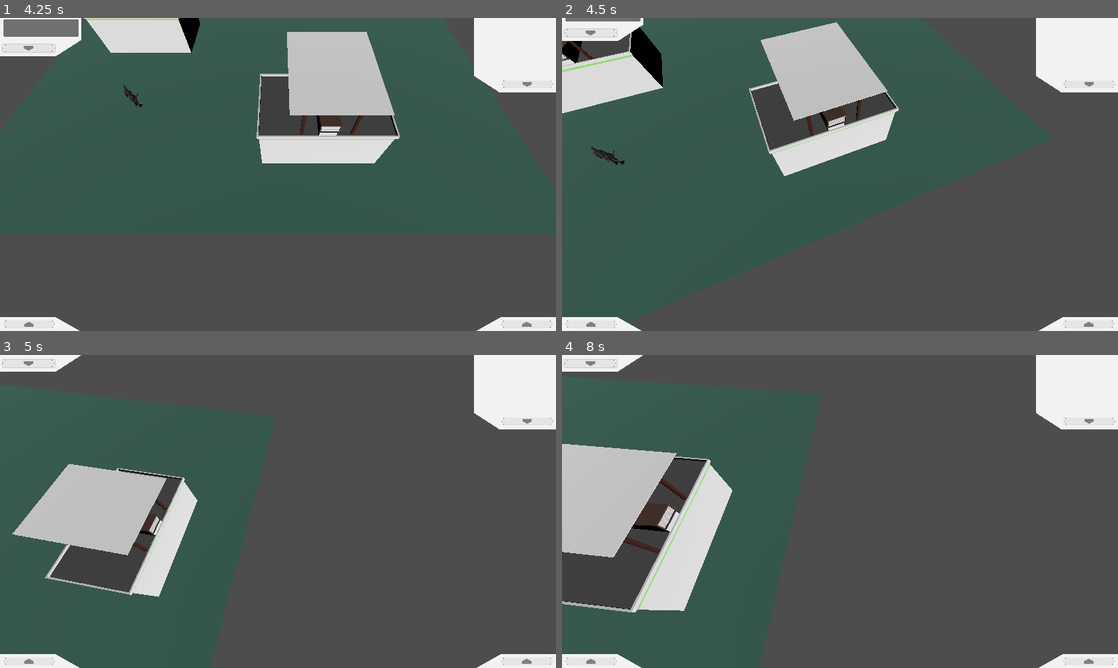
Above: before the commit, frames 1-4 (two rows, left to right).
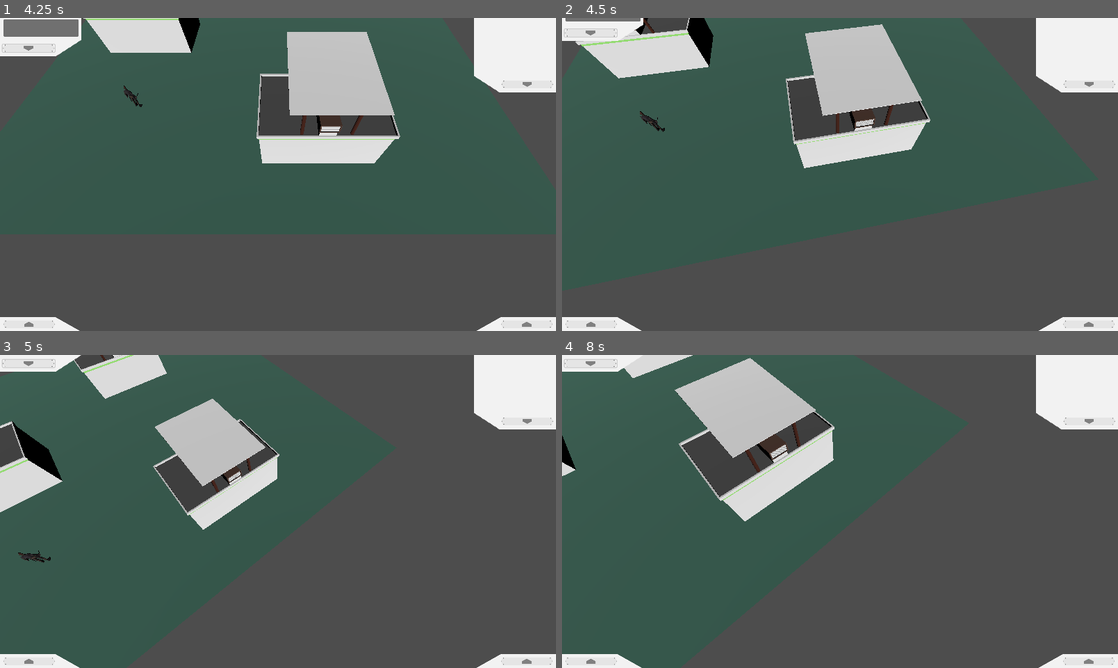
Above: after the commit, the same moments.

Repository: andrijzyn/The-Undefinders
Game: Godot game, scene res://features/GUI/menu/menu.tscn
The game is run twice, just before and just after one commit, with the same random seed, the same clock (stepped at 60 frames per second) and the same inputs.
Inputs (mouse positions are in pixels of both pictures, inside the frame that each line leads up to):
- Up to frame 1 (4.25 s): click "Set out on a journey" at 0.5 s; click (27, 324) at 1.25 s; click (528, 265) at 2 s; click (528, 27) at 2.75 s; click (27, 27) at 3.5 s
- Up to frame 2 (4.5 s): tap Enter at 4.25 s; move the mouse to (962, 158) at 4.27 s; hold E (rotate_right, bound only before the commit) from 4.28 s (still down); right-click (962, 158) at 4.35 s; click (962, 158) at 4.42 s
- Up to frame 3 (5 s): keep holding E (rotate_right, bound only before the commit); tap Mouse wheel down (MWD, bound only before the commit) at 4.55 s
- Up to frame 4 (8 s): release E (rotate_right, bound only before the commit) at 5 s; drag from (728, 527) to (812, 574) at 5.02 s; move the mouse to (895, 442) at 5.77 s; hold E (rotate_right, bound only before the commit) 5.78-6.5 s; tap Mouse wheel up (MWU, bound only before the commit) at 5.85 s; tap S (abort, bound only before the commit) at 6.05 s; drag from (812, 574) to (673, 464) at 6.52 s; move the mouse to (1006, 558) at 7.27 s; hold Q (rotate_left, bound only before the commit) from 7.28 s (still down); hold P (patrol, bound only before the commit) from 7.28 s (still down); tap R (rotate, bound only before the commit) at 7.55 s

Frame 1 is identical in both runs. In frame 2, 12% of the frame differs, in the area x 0-67%, y 0-51%; in frame 3, 18%; in frame 4, 22%, in the area x 0-49%, y 0-83%.

Commit message:
Renamed constants

Diff:
--- a/app/MainCamera.gd
+++ b/app/MainCamera.gd
@@ -1,12 +1,12 @@
 extends Camera3D
 class_name MainCamera
 
-@export var SPEED := 10
-@export var ZOOM_SPEED := 200
-@export var EDGE_SCROLL_SPEED := 5
+@export var CAMERA_SPEED_MULTPLIER := 10
+@export var ZOOM_SPEED_MULTPLIER := 200
+@export var EDGE_SCROLL_SPEED_MULTPLIER := 5
 @export var EDGE_MARGIN := 25
-@export var EDGE_SCROLL_ACCEL := 10  # Acceleration multiplier
-@export var ROTATION_SPEED := 2.0
+@export var EDGE_SCROLL_ACCEL := 10
+@export var ROTATION_SPEED := 1
 
 var selected_nodes: Array[Node3D] = []
 const DRAG_THRESHOLD := 5
@@ -168,20 +168,20 @@
 	var directionZ := Input.get_axis("ui_down", "ui_up")
 	var directionX := Input.get_axis("ui_right", "ui_left")
 
-	var move_x = transform.basis.x * directionX * SPEED * delta
-	var move_z = transform.basis.z * directionZ * SPEED * delta
+	var move_x = transform.basis.x * directionX * CAMERA_SPEED_MULTPLIER * delta
+	var move_z = transform.basis.z * directionZ * CAMERA_SPEED_MULTPLIER * delta
 	move_x.y = 0
 	move_z.y = 0
 
 	position -= move_x + move_z
 
-	if position.y >= 10 and Input.is_action_just_pressed("MWU"):
+	if position.y >= 10 and Input.is_action_just_pressed("ZOOM_IN"):
 		# -transform.basis.z дает локальный вектор "вперед" камеры
-		var zoom_offset: Vector3 = -transform.basis.z * ZOOM_SPEED * delta
+		var zoom_offset: Vector3 = -transform.basis.z * ZOOM_SPEED_MULTPLIER * delta
 		print("Zoom offset: ", zoom_offset)
 		position += zoom_offset
-	elif Input.is_action_just_pressed("MWD") and position.y < 40:
-		var zoom_offset: Vector3 = -transform.basis.z * -1 * ZOOM_SPEED * delta
+	elif Input.is_action_just_pressed("ZOOM_OUT") and position.y < 40:
+		var zoom_offset: Vector3 = -transform.basis.z * -1 * ZOOM_SPEED_MULTPLIER * delta
 		print("Zoom offset: ", zoom_offset)
 		position += zoom_offset
 
@@ -221,12 +221,12 @@
 		var move_z = transform.basis.z * move_dir.z
 		move_x.y = 0
 		move_z.y = 0
-		position -= (move_x + move_z).normalized() * (EDGE_SCROLL_SPEED + total_speed_multiplier * EDGE_SCROLL_ACCEL) * delta
+		position -= (move_x + move_z).normalized() * (EDGE_SCROLL_SPEED_MULTPLIER + total_speed_multiplier * EDGE_SCROLL_ACCEL) * delta
 
 func handleRotation(delta: float) -> void:
-	if Input.is_action_pressed("rotate_left"):
+	if Input.is_action_pressed("ROTATE_LEFT"):
 		rotate_y(ROTATION_SPEED * delta)
-	elif Input.is_action_pressed("rotate_right"):
+	elif Input.is_action_pressed("ROTATE_RIGHT"):
 		rotate_y(-ROTATION_SPEED * delta)
 
 func start_building_placement(building_name: String) -> void:
--- a/project.godot
+++ b/project.godot
@@ -34,52 +34,52 @@
 
 [input]
 
-shift={
+MULTI_SELECT={
 "deadzone": 0.5,
 "events": [Object(InputEventKey,"resource_local_to_scene":false,"resource_name":"","device":-1,"window_id":0,"alt_press …(195 unchanged characters)…
 ]
 }
-MWU={
+ZOOM_IN={
 "deadzone": 0.5,
 "events": [Object(InputEventMouseButton,"resource_local_to_scene":false,"resource_name":"","device":-1,"window_id":0,"a …(253 unchanged characters)…
 ]
 }
-MWD={
+ZOOM_OUT={
 "deadzone": 0.5,
 "events": [Object(InputEventMouseButton,"resource_local_to_scene":false,"resource_name":"","device":-1,"window_id":0,"a …(259 unchanged characters)…
 ]
 }
-rotate_left={
+ROTATE_LEFT={
 "deadzone": 0.5,
 "events": [Object(InputEventKey,"resource_local_to_scene":false,"resource_name":"","device":-1,"window_id":0,"alt_press …(192 unchanged characters)…
 ]
 }
-rotate_right={
+ROTATE_RIGHT={
 "deadzone": 0.5,
 "events": [Object(InputEventKey,"resource_local_to_scene":false,"resource_name":"","device":-1,"window_id":0,"alt_press …(192 unchanged characters)…
 ]
 }
-abort={
+ABORT={
 "deadzone": 0.5,
 "events": [Object(InputEventKey,"resource_local_to_scene":false,"resource_name":"","device":-1,"window_id":0,"alt_press …(193 unchanged characters)…
 ]
 }
-MRB={
+CONTEXT={
 "deadzone": 0.5,
 "events": [Object(InputEventMouseButton,"resource_local_to_scene":false,"resource_name":"","device":-1,"window_id":0,"a …(253 unchanged characters)…
 ]
 }
-MLB={
+SELECT={
 "deadzone": 0.5,
 "events": [Object(InputEventMouseButton,"resource_local_to_scene":false,"resource_name":"","device":-1,"window_id":0,"a …(253 unchanged characters)…
 ]
 }
-rotate={
+ROTATE={
 "deadzone": 0.5,
 "events": [Object(InputEventKey,"resource_local_to_scene":false,"resource_name":"","device":-1,"window_id":0,"alt_press …(192 unchanged characters)…
 ]
 }
-patrol={
+PATROL={
 "deadzone": 0.5,
 "events": [Object(InputEventKey,"resource_local_to_scene":false,"resource_name":"","device":-1,"window_id":0,"alt_press …(192 unchanged characters)…
 ]
--- a/shared/HandlerClasses/OrderHandler.gd
+++ b/shared/HandlerClasses/OrderHandler.gd
@@ -2,15 +2,15 @@
 
 static func listen(node: MovableUnit, delta):
 	if node.isSelected:
-		if Input.is_action_just_pressed("MRB"):
-			if Input.is_action_pressed("rotate"):
+		if Input.is_action_just_pressed("CONTEXT"):
+			if Input.is_action_pressed("ROTATE"):
 				handleRotateOrder(node)
-			elif Input.is_action_pressed("patrol"):
+			elif Input.is_action_pressed("PATROL"):
 				handlePatrolOrder(node)
 			else:
 				handleMovingOrder(node)
 
-		if Input.is_action_just_pressed("abort"):
+		if Input.is_action_just_pressed("ABORT"):
 			handleAbortOrder(node)
 
 	if node.isMoving:
--- a/shared/HandlerClasses/UI.gd
+++ b/shared/HandlerClasses/UI.gd
@@ -87,7 +87,7 @@
 		selection_panel.position.y = panel_target_y
 		button_selection.position.y = selection_panel.position.y + selection_panel.size.y - button_selection.size.y - 10
 
-func _process(delta:float) -> void:
+func _process(_delta:float) -> void:
 	adjust_selection_panel()
 	update_selection_display()
 
